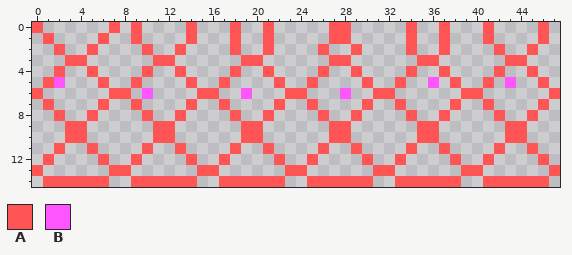
Pixel-art sprite: images/enemy.png. The first picture shows the starting point.
The file is 48x15 pixels.
Palette (. is transparent): A #ff5555  B #ff55ff
Pixels before, first column x 0:
 0 A......A.A....A...A..A.....AA.....A..A...A....A.
 1 .A....A..A....A...A..A.....AA.....A..A...A....A.
 2 ..A..A....A..A....A..A....A..A....A..A....A..A..
 3 ...AA......AA......AA......AA......AA......AA...
 4 ..A..A....A..A....A..A....A..A....A..A....A..A..
 5 .AB...A..A....A..A....A..A....A..A..B.A..A.B..A.
 6 A......AA.B....AA..B...AA...B..AA......AA......A
 7 .A....A..A....A..A....A..A....A..A....A..A....A.
 8 ..A..A....A..A....A..A....A..A....A..A....A..A..
 9 ...AA......AA......AA......AA......AA......AA...
10 ...AA......AA......AA......AA......AA......AA...
11 ..A..A....A..A....A..A....A..A....A..A....A..A..
12 .A....A..A....A..A....A..A....A..A....A..A....A.
13 A......AA......AA......AA......AA......AA......A
14 .AAAAAA..AAAAAA..AAAAAA..AAAAAA..AAAAAA..AAAAAA.
After the commit:
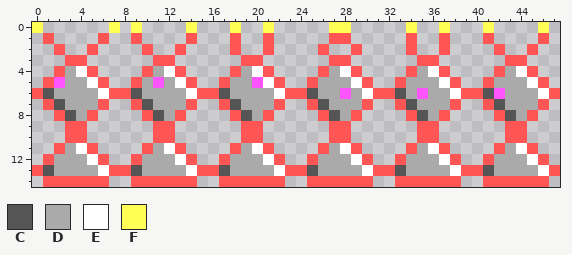
Colours new in this view: C #555555  D #aaaaaa  E #ffffff  F #ffff55
Edits made:
Changed rows in their new state; - is an unchanged pixel.
first column x 0:
 0 F------F-F----F---F--F-----FF-----F--F---F----F
first column x 1:
 4 --DE------DE------DE------DE------DE------DE--
 5 --DDE----DBDE----DDBE----DDDE----DDDE----DDDE-
 6 CDDDDE--CDDDDE--CDDDDE--CDD-DE--CDBDDE--CBDDDE
 7 -CDDD----CDDD----CDDD----CDDD----CDDD----CDDD-
 8 --CD------CD------CD------CD------CD------CD--
11 --DE------DE------DE------DE------DE------DE--
12 -DDDE----DDDE----DDDE----DDDE----DDDE----DDDE-
13 CDDDDE--CDDDDE--CDDDDE--CDDDDE--CDDDDE--CDDDDE
Where, in picture pixels (left, top, right, bottom), the same in both pictures:
changed: (32, 22, 549, 176)
